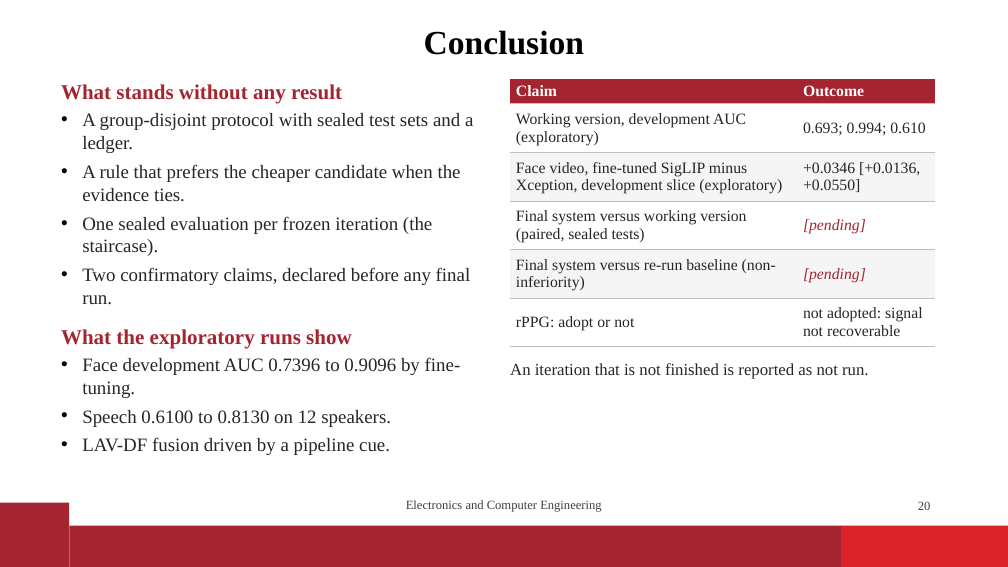
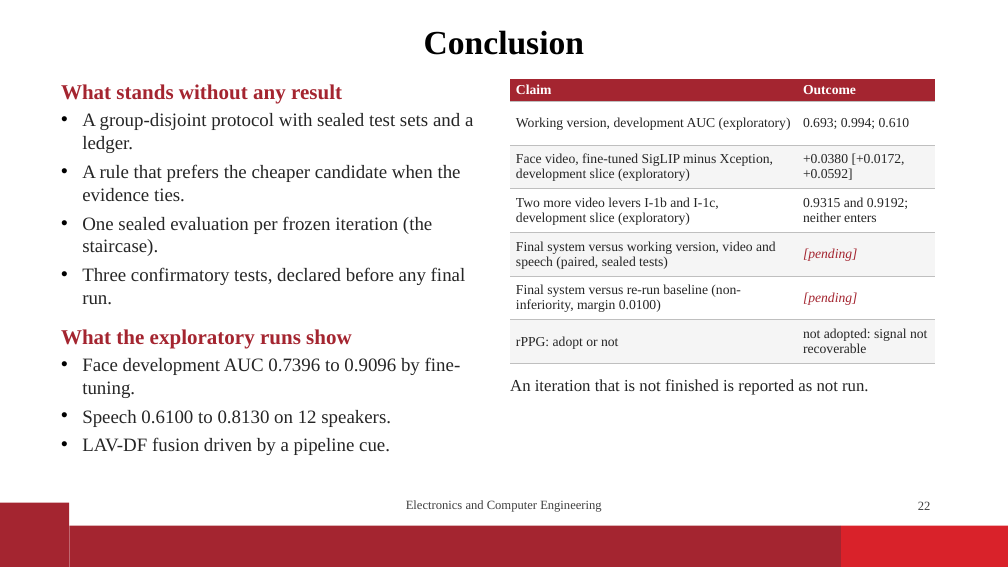
Before and after one commit to vaibhavshiroorkar/deepfake-detection, a slide deck: slide 22 of slides/DeepFake_Detection_Presentation.pptx (slide 20 before the commit). Drawn at 1008x567 pixels with LibreOffice and Linux fonts; fonts in the diff are those of the drawing; background and template pictures are left out. Boxes give left, top, right and bottom in pixels: in the first picture for what was removed or moved away, otherwise in the second. Text is boxed around its words. In the diff, an @@ line names an element or a change of style, - is before the commit and + after.

Commit message:
paper,report,slides: I-1b, I-1c, E-013b baseline, three tests with robustness line, M-005; figures fig03, fig04, fig08 updated; readiness tools

```diff
--- a/slides/DeepFake_Detection_Presentation.pptx
+++ b/slides/DeepFake_Detection_Presentation.pptx
@@ table at box(510, 79, 935, 364) @@
-row 3: Face video, fine-tuned SigLIP minus Xception, development slice (exploratory) | +0.0346 [+0.0136, +0.0550]
-row 4: Final system versus working version (paired, sealed tests) | [pending]
-row 5: Final system versus re-run baseline (non-inferiority) | [pending]
+row 3: Face video, fine-tuned SigLIP minus Xception, development slice (exploratory) | +0.0380 [+0.0172, +0.0592]
+row 4: Two more video levers I-1b and I-1c, development slice (exploratory) | 0.9315 and 0.9192; neither enters
+row 5: Final system versus working version, video and speech (paired, sealed tests) | [pending]
+row 6: Final system versus re-run baseline (non-inferiority, margin 0.0100) | [pending]
@@ text at box(82, 267, 466, 305): text changed @@
-• Two confirmatory claims, declared before any final run.
+• Three confirmatory tests, declared before any final run.
@@ text "An iteration that is not ...": place and size @@
-text "An iteration that is not ..." at box(510, 363, 869, 379)
+text "An iteration that is not ..." at box(510, 379, 869, 395)
@@ page number at box(918, 501, 931, 510): text changed @@
-20
+22
```
Also in this commit, not shown: 7 other slides changed, 2 slides added, 25 other files.
